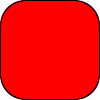
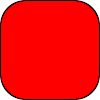
Layer changes from the first 100px x 100px image to the second:
painted on "Sektor Form" over [0, 0, 100, 100]
